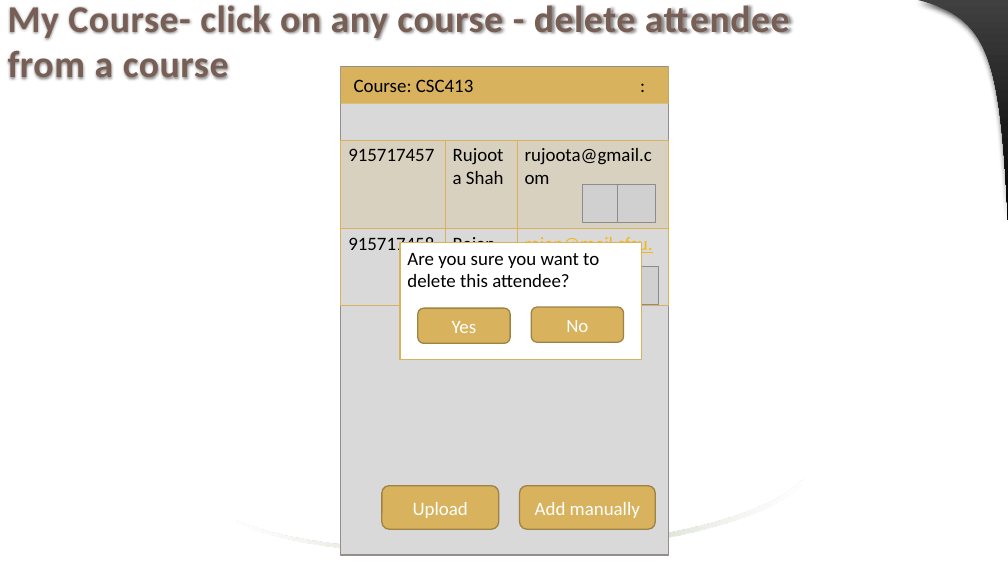
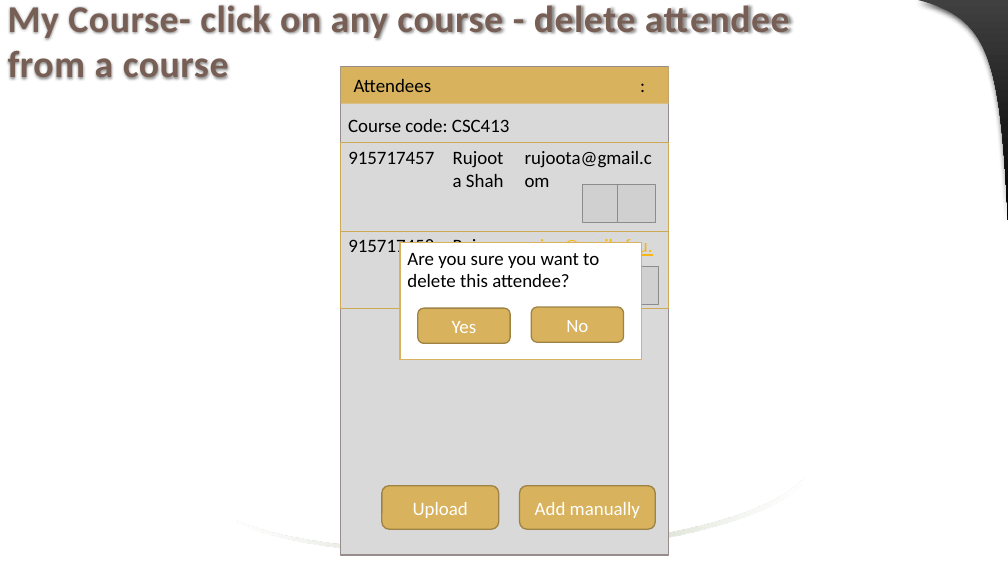
Before and after one commit to jaenudin86/Attendance, a slide deck: slide 35 of Attendance Wireframes.pptx. Drawn at 1008x567 pixels with LibreOffice and Linux fonts; fonts in the diff are those of the drawing; grey boxes stand for pictures. Boxes give left, top, right and bottom in pixels: in the first picture for what was removed or moved away, otherwise in the second. Text is boxed around its words. In the diff, an @@ line names an element or a change of style, - is before the commit and + after.

```diff
--- a/Attendance Wireframes.pptx
+++ b/Attendance Wireframes.pptx
@@ text in rectangle at <box>354,79,432,92</box>: text changed @@
-Course: CSC413 :
+Attendees :
@@ text added at <box>348,119,509,132</box>, 18 pt, text #000000 @@
+Course code: CSC413
@@ table at <box>341,142,669,306</box> @@
@@ fill #D8B25C at 20% opacity to none in row 1 @@
@@ borders changed @@
```
Also in this commit, not shown: 19 other slides changed, 1 other file.
